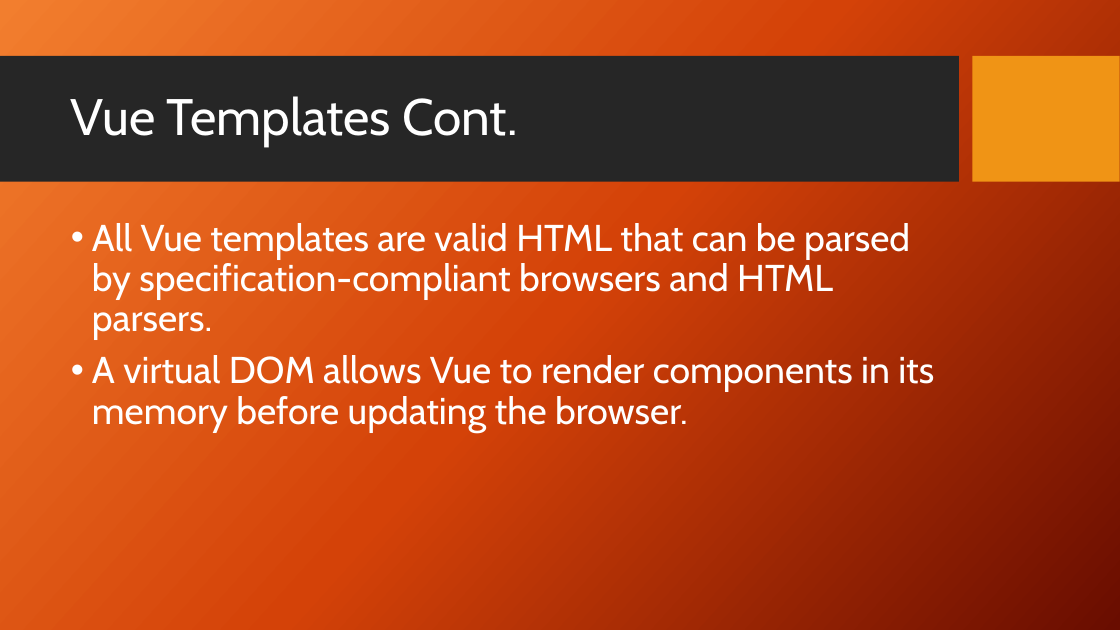
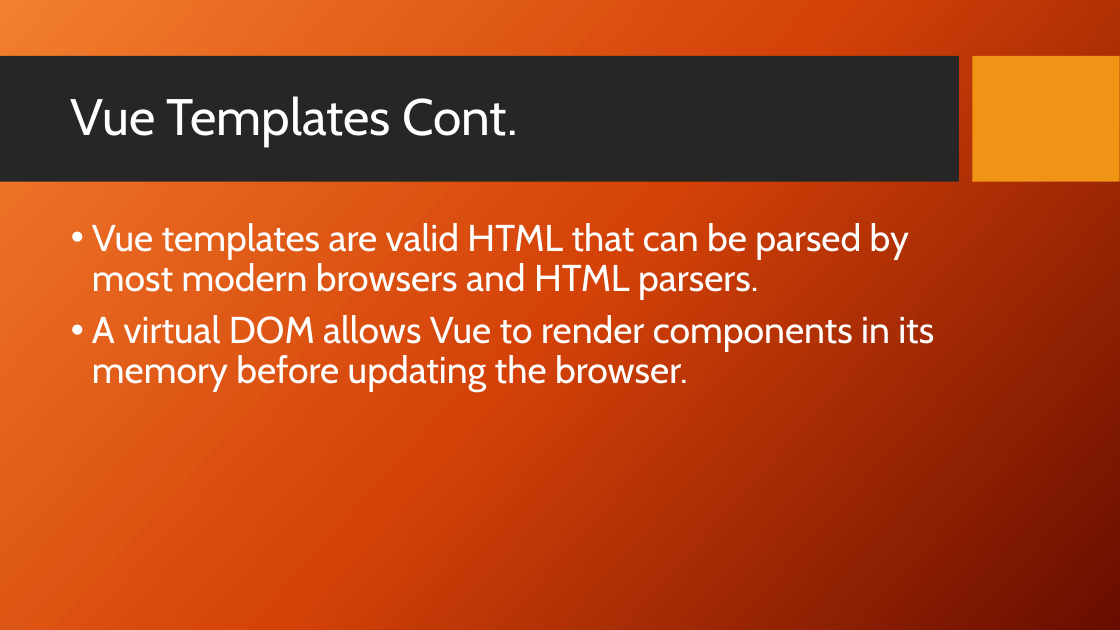
Before and after one commit to Echtniet/group-project, a slide deck: slide 7 of Vue.pptx. Drawn at 1120x630 pixels with LibreOffice and Linux fonts; fonts in the diff are those of the drawing; background and template pictures are left out. Boxes give left, top, right and bottom in pixels: in the first picture for what was removed or moved away, otherwise in the second. Text is boxed around its words. In the diff, an @@ line names an element or a change of style, - is before the commit and + after.

```diff
--- a/Vue.pptx
+++ b/Vue.pptx
@@ text at [92,223,909,299]: text changed @@
-• All Vue templates are valid HTML that can be parsed by specification-compliant browsers and HTML parsers.
+• Vue templates are valid HTML that can be parsed by most modern browsers and HTML parsers.
```
Also in this commit, not shown: 1 other slide changed.
